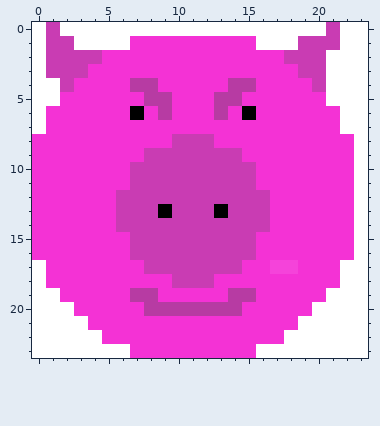
Edited in one commit: pixel-art sprite (images/pigman.png). Above, as it was before the edit.
The file is 24x24 pixels. Colours within 5 levels of each other are drawn and written as one.
And afterwards:
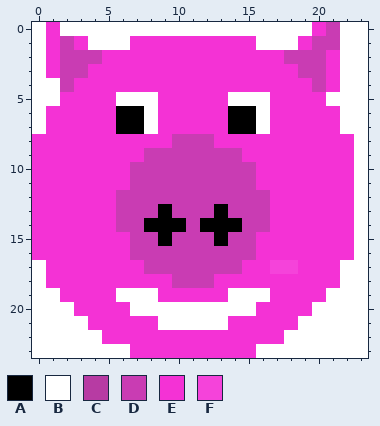
Palette (. is transparent): A #000000  B #ffffff  C #b73ba3  D #c93cb3  E #f432d5  F #f543da
The exact change:
{"y":0,"x":1,"old":"D","new":"E"}
{"y":0,"x":20,"old":"B","new":"E"}
{"y":1,"x":1,"old":"D","new":"E"}
{"y":1,"x":3,"old":"B","new":"E"}
{"y":1,"x":19,"old":"D","new":"E"}
{"y":2,"x":1,"old":"D","new":"E"}
{"y":2,"x":21,"old":"B","new":"E"}
{"y":3,"x":1,"old":"D","new":"E"}
{"y":3,"x":21,"old":"B","new":"E"}
{"y":4,"x":7,"old":"CC","new":"EE"}
{"y":4,"x":14,"old":"CC","new":"EE"}
{"y":4,"x":21,"old":"B","new":"E"}
{"y":5,"x":6,"old":"EECC","new":"BBBE"}
{"y":5,"x":13,"old":"CCEE","new":"EBBB"}
{"y":6,"x":6,"old":"E","new":"A"}
{"y":6,"x":8,"old":"EC","new":"BE"}
{"y":6,"x":13,"old":"CE","new":"EA"}
{"y":6,"x":16,"old":"E","new":"B"}
{"y":7,"x":6,"old":"EEE","new":"AAB"}
{"y":7,"x":14,"old":"EEE","new":"AAB"}
{"y":14,"x":8,"old":"DDD","new":"AAA"}
{"y":14,"x":12,"old":"DDD","new":"AAA"}
{"y":15,"x":9,"old":"D","new":"A"}
{"y":15,"x":13,"old":"D","new":"A"}
{"y":19,"x":6,"old":"ECC","new":"BBB"}
{"y":19,"x":14,"old":"CCE","new":"BBB"}
{"y":20,"x":7,"old":"ECCCCCCCE","new":"BBBBBBBBB"}
{"y":21,"x":9,"old":"EEEEE","new":"BBBBB"}
{"label":"changed","picture_box":[46,22,340,134]}
{"label":"changed","picture_box":[116,218,270,330]}
